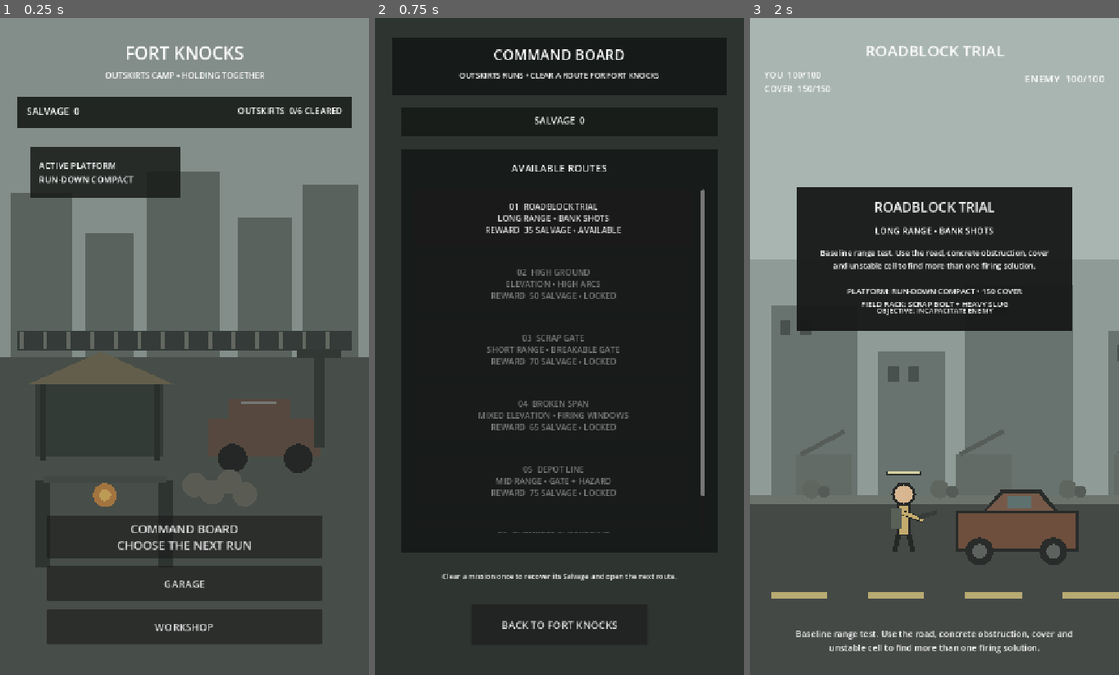
Above: before the commit, frames 1-3 (left to right).
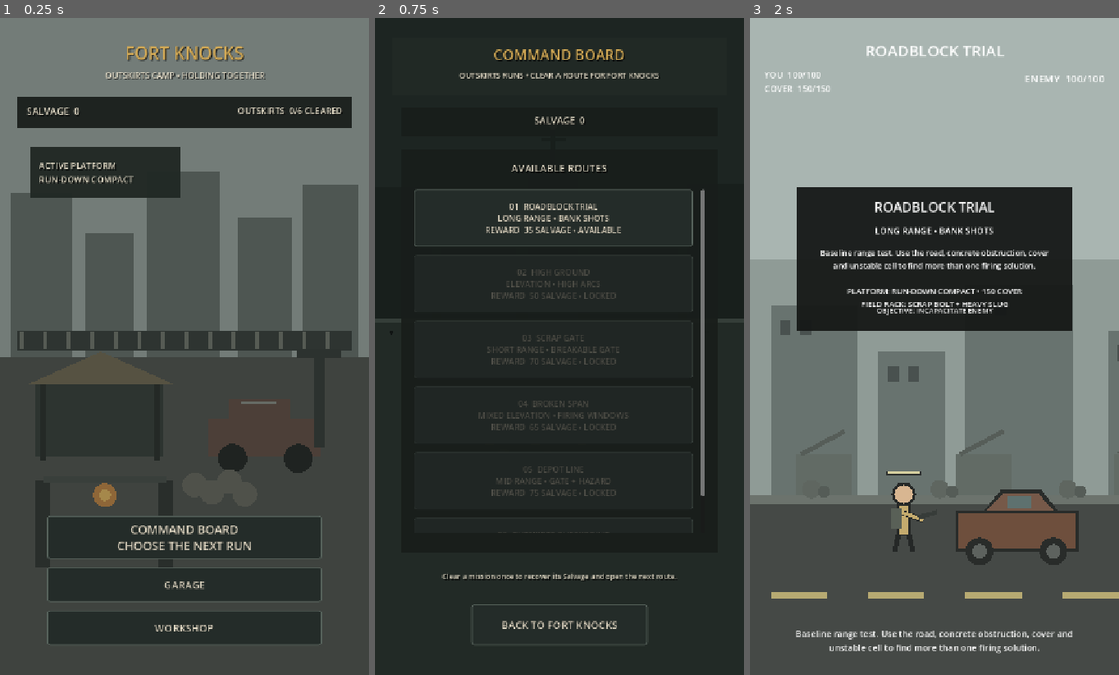
Above: after the commit, the same moments.

Repository: phantompixel-developer/FortKnocks
Game: Godot game, scene res://game/core/app.tscn
The game is run twice, just before and just after one commit, with the same random seed, the same clock (stepped at 60 frames per second) and the same inputs.
Inputs:
- Up to frame 1 (0.25 s): no input
- Up to frame 2 (0.75 s): click "COMMAND BOARD CHOOSE THE NEXT…" at 0.5 s
- Up to frame 3 (2 s): click "01 ROADBLOCK TRIAL LONG RANGE…" at 1.25 s

The runs differ from the first frame. In frame 1, 2.5% of the frame differs, in the area x 7-93%, y 4-96%; in frame 2, 3.0%, in the area x 4-87%, y 4-96%; in frame 3, nothing differs.

Commit message:
feat: skin progression flow with shared identity

Diff:
--- a/game/campaign/command_board.gd
+++ b/game/campaign/command_board.gd
@@ -5,6 +5,7 @@
 signal back_requested
 
 const EncounterCatalogScript := preload("res://game/campaign/encounter_catalog.gd")
+const ThemeScript := preload("res://game/presentation/fort_knocks_theme.gd")
 
 @onready var salvage_label: Label = $TopBar/SalvageLabel
 @onready var mission_list: VBoxContainer = $MissionPanel/MissionScroll/MissionList
@@ -13,7 +14,15 @@
 var _snapshot: Dictionary = {}
 
 func _ready() -> void:
-	back_button.pressed.connect(func() -> void: back_requested.emit())
+	ThemeScript.apply(self)
+	ThemeScript.style_card($Header, 1)
+	ThemeScript.style_card($TopBar)
+	ThemeScript.style_card($MissionPanel)
+	$Header/Title.add_theme_color_override("font_color", ThemeScript.HAZARD)
+	back_button.pressed.connect(func() -> void:
+		_play_ui(&"ui_back")
+		back_requested.emit()
+	)
 
 func configure(save_snapshot: Dictionary) -> void:
 	_snapshot = save_snapshot.duplicate(true)
@@ -53,8 +62,15 @@
 			mission.salvage_reward,
 			state,
 		]
+		ThemeScript.mark_active(button, is_completed)
 		button.pressed.connect(_select_mission.bind(mission))
 		mission_list.add_child(button)
 
 func _select_mission(mission: MissionDefinition) -> void:
+	_play_ui(&"ui_confirm")
 	mission_selected.emit(mission)
+
+func _play_ui(cue: StringName) -> void:
+	var audio := get_tree().get_first_node_in_group("fort_knocks_audio")
+	if audio != null and audio.has_method("play_cue"):
+		audio.call("play_cue", cue)
--- a/game/campaign/command_board.tscn
+++ b/game/campaign/command_board.tscn
@@ -1,6 +1,7 @@
-[gd_scene load_steps=2 format=3]
+[gd_scene load_steps=3 format=3]
 
 [ext_resource type="Script" path="res://game/campaign/command_board.gd" id="1_board"]
+[ext_resource type="Script" path="res://game/presentation/screen_backdrop.gd" id="2_backdrop"]
 
 [node name="CommandBoard" type="Control"]
 layout_mode = 3
@@ -11,6 +12,10 @@
 grow_vertical = 2
 script = ExtResource("1_board")
 
+[node name="IdentityBackdrop" type="Node2D" parent="."]
+script = ExtResource("2_backdrop")
+variant = 0
+
 [node name="Background" type="ColorRect" parent="."]
 layout_mode = 1
 anchors_preset = 15
@@ -18,7 +23,7 @@
 anchor_bottom = 1.0
 grow_horizontal = 2
 grow_vertical = 2
-color = Color(0.18, 0.205, 0.19, 1)
+color = Color(0.05, 0.06, 0.055, 0.38)
 
 [node name="Header" type="ColorRect" parent="."]
 layout_mode = 0
--- a/game/core/app.gd
+++ b/game/core/app.gd
@@ -11,6 +11,7 @@
 const PlatformModuleCatalogScript := preload("res://game/platforms/platform_module_catalog.gd")
 
 @onready var save_service: SaveService = $SaveService
+@onready var audio_director: FortKnocksAudioDirector = $AudioDirector
 @onready var current_screen: Node = $CurrentScreen
 
 var _active_mission: MissionDefinition
@@ -23,6 +24,7 @@
 	_show_hub()
 
 func _show_hub() -> void:
+	audio_director.set_context(&"hub")
 	var hub := HubScene.instantiate() as FortKnocksHub
 	_replace_screen(hub)
 	hub.command_board_requested.connect(_show_command_board)
@@ -32,6 +34,8 @@
 	_hub_notice = ""
 
 func _show_command_board() -> void:
+	audio_director.play_cue(&"ui_confirm")
+	audio_director.set_context(&"menu")
 	var board := CommandBoardScene.instantiate() as CommandBoardScreen
 	_replace_screen(board)
 	board.mission_selected.connect(_start_mission)
@@ -39,6 +43,8 @@
 	board.configure(save_service.snapshot())
 
 func _show_garage() -> void:
+	audio_director.play_cue(&"ui_confirm")
+	audio_director.set_context(&"menu")
 	var garage := GarageScene.instantiate() as GarageScreen
 	_replace_screen(garage)
 	garage.back_requested.connect(_show_hub)
@@ -47,6 +53,8 @@
 	_garage_notice = ""
 
 func _show_workshop() -> void:
+	audio_director.play_cue(&"ui_confirm")
+	audio_director.set_context(&"menu")
 	var workshop := WorkshopScene.instantiate() as WorkshopScreen
 	_replace_screen(workshop)
 	workshop.back_requested.connect(_show_hub)
@@ -65,6 +73,7 @@
 	if not save_service.set_specialist_weapon(weapon_id):
 		return
 
+	audio_director.play_cue(&"ui_confirm")
 	var display_name := "HEAVY SLUG" if weapon_id == "heavy_slug" else "SHOCK CAPSULE"
 	_workshop_notice = "%s SET AS SPECIALIST" % display_name
 	_hub_notice = "FIELD RACK UPDATED • BOLT + %s" % display_name
@@ -78,6 +87,7 @@
 
 	if save_service.owns_module(module_id):
 		if save_service.equip_module(platform_id, module_id):
+			audio_director.play_cue(&"ui_confirm")
 			_workshop_notice = "%s EQUIPPED" % definition.display_name.to_upper()
 			_hub_notice = "WORKSHOP UPDATED • %s ACTIVE" % definition.display_name.to_upper()
 			_show_workshop()
@@ -88,6 +98,7 @@
 		_show_workshop()
 		return
 
+	audio_director.play_cue(&"ui_confirm")
 	save_service.equip_module(platform_id, module_id)
 	_workshop_notice = "%s BUILT • -%d SALVAGE" % [
 		definition.display_name.to_upper(),
@@ -108,6 +119,7 @@
 
 	if save_service.owns_platform(platform_id):
 		if save_service.equip_platform(platform_id):
+			audio_director.play_cue(&"ui_confirm")
 			_garage_notice = "%s EQUIPPED" % definition.display_name.to_upper()
 			_hub_notice = "GARAGE UPDATED • %s ACTIVE" % definition.display_name.to_upper()
 		_show_garage()
@@ -118,6 +130,7 @@
 		_show_garage()
 		return
 
+	audio_director.play_cue(&"ui_confirm")
 	save_service.equip_platform(platform_id)
 	_garage_notice = "%s ACQUIRED • -%d SALVAGE" % [
 		definition.display_name.to_upper(),
@@ -131,6 +144,8 @@
 		return
 
 	_active_mission = mission
+	audio_director.play_cue(&"ui_confirm")
+	audio_director.set_context(&"battle")
 	var battle := BattleScene.instantiate()
 	if battle == null:
 		push_error("Battle scene could not be instantiated.")
@@ -176,6 +191,7 @@
 		_hub_notice = "RUN FAILED • NO SALVAGE RECOVERED"
 
 func _on_battle_exit_requested() -> void:
+	audio_director.play_cue(&"ui_back")
 	_active_mission = null
 	_show_hub()
 
--- a/game/core/app.tscn
+++ b/game/core/app.tscn
@@ -1,7 +1,8 @@
-[gd_scene load_steps=3 format=3]
+[gd_scene load_steps=4 format=3]
 
 [ext_resource type="Script" path="res://game/core/app.gd" id="1_app"]
 [ext_resource type="Script" path="res://game/core/save_service.gd" id="2_save"]
+[ext_resource type="Script" path="res://game/presentation/audio_director.gd" id="3_audio"]
 
 [node name="App" type="Node"]
 script = ExtResource("1_app")
@@ -9,4 +10,7 @@
 [node name="SaveService" type="Node" parent="."]
 script = ExtResource("2_save")
 
+[node name="AudioDirector" type="Node" parent="."]
+script = ExtResource("3_audio")
+
 [node name="CurrentScreen" type="Node" parent="."]
--- a/game/hub/fort_knocks_hub.gd
+++ b/game/hub/fort_knocks_hub.gd
@@ -4,6 +4,8 @@
 signal command_board_requested
 signal garage_requested
 signal workshop_requested
+
+const ThemeScript := preload("res://game/presentation/fort_knocks_theme.gd")
 
 @onready var hub_visual: FortKnocksHubVisual = $Visual
 @onready var subtitle_label: Label = $Subtitle
@@ -16,6 +18,10 @@
 @onready var workshop_button: Button = $Actions/WorkshopButton
 
 func _ready() -> void:
+	ThemeScript.apply(self)
+	ThemeScript.style_card($TopBar)
+	ThemeScript.style_card($StatusCard, 1)
+	$Title.add_theme_color_override("font_color", ThemeScript.HAZARD)
 	command_board_button.pressed.connect(func() -> void: command_board_requested.emit())
 	garage_button.pressed.connect(func() -> void: garage_requested.emit())
 	workshop_button.pressed.connect(func() -> void: workshop_requested.emit())
@@ -32,9 +38,7 @@
 
 	salvage_label.text = "SALVAGE  %d" % int(inventory.get("salvage", 0))
 	progress_label.text = "OUTSKIRTS  %d/6 CLEARED" % mini(completed.size(), 6)
-	platform_label.text = "ACTIVE PLATFORM\n%s" % _platform_display_name(
-		platform_id
-	)
+	platform_label.text = "ACTIVE PLATFORM\n%s" % _platform_display_name(platform_id)
 	notice_label.text = notice
 	notice_label.visible = not notice.is_empty()
 
@@ -49,7 +53,6 @@
 		_:
 			return platform_id.replace("_", " ").to_upper()
 
-
 func _progress_subtitle(completed_count: int) -> String:
 	if completed_count >= 6:
 		return "OUTSKIRTS SECURED • FORTIFIED AND OPERATING"
--- a/game/hub/fort_knocks_hub.tscn
+++ b/game/hub/fort_knocks_hub.tscn
@@ -23,7 +23,7 @@
 grow_horizontal = 2
 grow_vertical = 2
 mouse_filter = 2
-color = Color(0.05, 0.06, 0.055, 0.18)
+color = Color(0.03, 0.035, 0.032, 0.28)
 
 [node name="Title" type="Label" parent="."]
 layout_mode = 0
@@ -51,7 +51,7 @@
 offset_top = 154.0
 offset_right = 686.0
 offset_bottom = 214.0
-color = Color(0.09, 0.105, 0.095, 0.9)
+color = Color(0.07, 0.085, 0.077, 0.94)
 
 [node name="SalvageLabel" type="Label" parent="TopBar"]
 layout_mode = 0
@@ -78,7 +78,7 @@
 offset_top = 252.0
 offset_right = 352.0
 offset_bottom = 350.0
-color = Color(0.09, 0.105, 0.095, 0.86)
+color = Color(0.08, 0.095, 0.085, 0.92)
 
 [node name="PlatformLabel" type="Label" parent="StatusCard"]
 layout_mode = 0
--- a/game/progression/garage_screen.gd
+++ b/game/progression/garage_screen.gd
@@ -5,6 +5,7 @@
 signal platform_requested(platform_id: String)
 
 const PlatformCatalogScript := preload("res://game/platforms/platform_catalog.gd")
+const ThemeScript := preload("res://game/presentation/fort_knocks_theme.gd")
 
 @onready var salvage_label: Label = $TopBar/SalvageLabel
 @onready var current_label: Label = $CurrentCard/CurrentLabel
@@ -16,7 +17,15 @@
 var _snapshot: Dictionary = {}
 
 func _ready() -> void:
-	back_button.pressed.connect(func() -> void: back_requested.emit())
+	ThemeScript.apply(self)
+	ThemeScript.style_card($TopBar)
+	ThemeScript.style_card($CurrentCard, 1)
+	ThemeScript.style_card($ProgressionCard)
+	$Title.add_theme_color_override("font_color", ThemeScript.HAZARD)
+	back_button.pressed.connect(func() -> void:
+		_play_ui(&"ui_back")
+		back_requested.emit()
+	)
 
 func configure(save_snapshot: Dictionary, notice := "") -> void:
 	_snapshot = save_snapshot.duplicate(true)
@@ -71,14 +80,21 @@
 			definition.tactical_summary,
 			action,
 		]
+		ThemeScript.mark_active(button, is_active)
 		button.pressed.connect(_request_platform.bind(definition.id))
 		platform_list.add_child(button)
 
-	detail_label.text = "Sedan trade-off: stronger, wider cover protects longer but occupies more of the shallow firing line."
+	detail_label.text = "Protection is physical: stronger platforms last longer, but a wider silhouette also occupies more of the shallow firing line."
 
 func _request_platform(platform_id: String) -> void:
+	_play_ui(&"ui_confirm")
 	platform_requested.emit(platform_id)
 
 func _platform_display_name(platform_id: String) -> String:
 	var definition := PlatformCatalogScript.by_id(platform_id)
 	return definition.display_name.to_upper() if definition != null else platform_id.replace("_", " ").to_upper()
+
+func _play_ui(cue: StringName) -> void:
+	var audio := get_tree().get_first_node_in_group("fort_knocks_audio")
+	if audio != null and audio.has_method("play_cue"):
+		audio.call("play_cue", cue)
--- a/game/progression/garage_screen.tscn
+++ b/game/progression/garage_screen.tscn
@@ -1,6 +1,7 @@
-[gd_scene load_steps=2 format=3]
+[gd_scene load_steps=3 format=3]
 
 [ext_resource type="Script" path="res://game/progression/garage_screen.gd" id="1_garage"]
+[ext_resource type="Script" path="res://game/presentation/screen_backdrop.gd" id="2_backdrop"]
 
 [node name="Garage" type="Control"]
 layout_mode = 3
@@ -11,6 +12,10 @@
 grow_vertical = 2
 script = ExtResource("1_garage")
 
+[node name="IdentityBackdrop" type="Node2D" parent="."]
+script = ExtResource("2_backdrop")
+variant = 1
+
 [node name="Background" type="ColorRect" parent="."]
 layout_mode = 1
 anchors_preset = 15
@@ -18,7 +23,7 @@
 anchor_bottom = 1.0
 grow_horizontal = 2
 grow_vertical = 2
-color = Color(0.17, 0.19, 0.18, 1)
+color = Color(0.05, 0.06, 0.055, 0.42)
 
 [node name="Title" type="Label" parent="."]
 layout_mode = 0
--- a/game/progression/workshop_screen.gd
+++ b/game/progression/workshop_screen.gd
@@ -7,6 +7,7 @@
 
 const PlatformModuleCatalogScript := preload("res://game/platforms/platform_module_catalog.gd")
 const PlatformCatalogScript := preload("res://game/platforms/platform_catalog.gd")
+const ThemeScript := preload("res://game/presentation/fort_knocks_theme.gd")
 
 @onready var salvage_label: Label = $TopBar/SalvageLabel
 @onready var specialist_label: Label = $LoadoutCard/SpecialistLabel
@@ -21,9 +22,23 @@
 var _snapshot: Dictionary = {}
 
 func _ready() -> void:
-	back_button.pressed.connect(func() -> void: back_requested.emit())
-	heavy_button.pressed.connect(func() -> void: specialist_weapon_requested.emit("heavy_slug"))
-	shock_button.pressed.connect(func() -> void: specialist_weapon_requested.emit("shock_capsule"))
+	ThemeScript.apply(self)
+	ThemeScript.style_card($TopBar)
+	ThemeScript.style_card($LoadoutCard, 1)
+	ThemeScript.style_card($UtilityCard)
+	$Title.add_theme_color_override("font_color", ThemeScript.HAZARD)
+	back_button.pressed.connect(func() -> void:
+		_play_ui(&"ui_back")
+		back_requested.emit()
+	)
+	heavy_button.pressed.connect(func() -> void:
+		_play_ui(&"ui_confirm")
+		specialist_weapon_requested.emit("heavy_slug")
+	)
+	shock_button.pressed.connect(func() -> void:
+		_play_ui(&"ui_confirm")
+		specialist_weapon_requested.emit("shock_capsule")
+	)
 
 func configure(save_snapshot: Dictionary, notice := "") -> void:
 	_snapshot = save_snapshot.duplicate(true)
@@ -47,6 +62,8 @@
 	)
 	heavy_button.disabled = specialist_id == "heavy_slug"
 	shock_button.disabled = specialist_id == "shock_capsule"
+	ThemeScript.mark_active(heavy_button, specialist_id == "heavy_slug")
+	ThemeScript.mark_active(shock_button, specialist_id == "shock_capsule")
 	heavy_button.text = "HEAVY SLUG\nCover breaker • high force\n%s" % (
 		"ACTIVE SPECIALIST" if specialist_id == "heavy_slug" else "EQUIP SPECIALIST"
 	)
@@ -65,7 +82,7 @@
 	var platform := PlatformCatalogScript.by_id(platform_id)
 
 	if platform == null or platform.utility_slot_count <= 0:
-		utility_note.text = "The active platform has no utility slot. Progress to the Pickup to configure field utility."
+		utility_note.text = "This platform has no utility bed. Recover the Pickup before fitting field modules."
 		return
 
 	var compatible_modules := PlatformModuleCatalogScript.for_platform(platform_id)
@@ -100,10 +117,17 @@
 			definition.tactical_summary,
 			action,
 		]
+		ThemeScript.mark_active(button, is_active)
 		button.pressed.connect(_request_module.bind(definition.id))
 		module_list.add_child(button)
 
-	utility_note.text = "%d utility slot. Choose one active module; owned modules can be swapped freely." % platform.utility_slot_count
+	utility_note.text = "%d utility slot. One active module; owned modules can be swapped between runs." % platform.utility_slot_count
 
 func _request_module(module_id: String) -> void:
+	_play_ui(&"ui_confirm")
 	module_requested.emit(module_id)
+
+func _play_ui(cue: StringName) -> void:
+	var audio := get_tree().get_first_node_in_group("fort_knocks_audio")
+	if audio != null and audio.has_method("play_cue"):
+		audio.call("play_cue", cue)
--- a/game/progression/workshop_screen.tscn
+++ b/game/progression/workshop_screen.tscn
@@ -1,6 +1,7 @@
-[gd_scene load_steps=2 format=3]
+[gd_scene load_steps=3 format=3]
 
 [ext_resource type="Script" path="res://game/progression/workshop_screen.gd" id="1_workshop"]
+[ext_resource type="Script" path="res://game/presentation/screen_backdrop.gd" id="2_backdrop"]
 
 [node name="Workshop" type="Control"]
 layout_mode = 3
@@ -11,6 +12,10 @@
 grow_vertical = 2
 script = ExtResource("1_workshop")
 
+[node name="IdentityBackdrop" type="Node2D" parent="."]
+script = ExtResource("2_backdrop")
+variant = 2
+
 [node name="Background" type="ColorRect" parent="."]
 layout_mode = 1
 anchors_preset = 15
@@ -18,7 +23,7 @@
 anchor_bottom = 1.0
 grow_horizontal = 2
 grow_vertical = 2
-color = Color(0.19, 0.185, 0.16, 1)
+color = Color(0.05, 0.06, 0.055, 0.42)
 
 [node name="Title" type="Label" parent="."]
 layout_mode = 0
